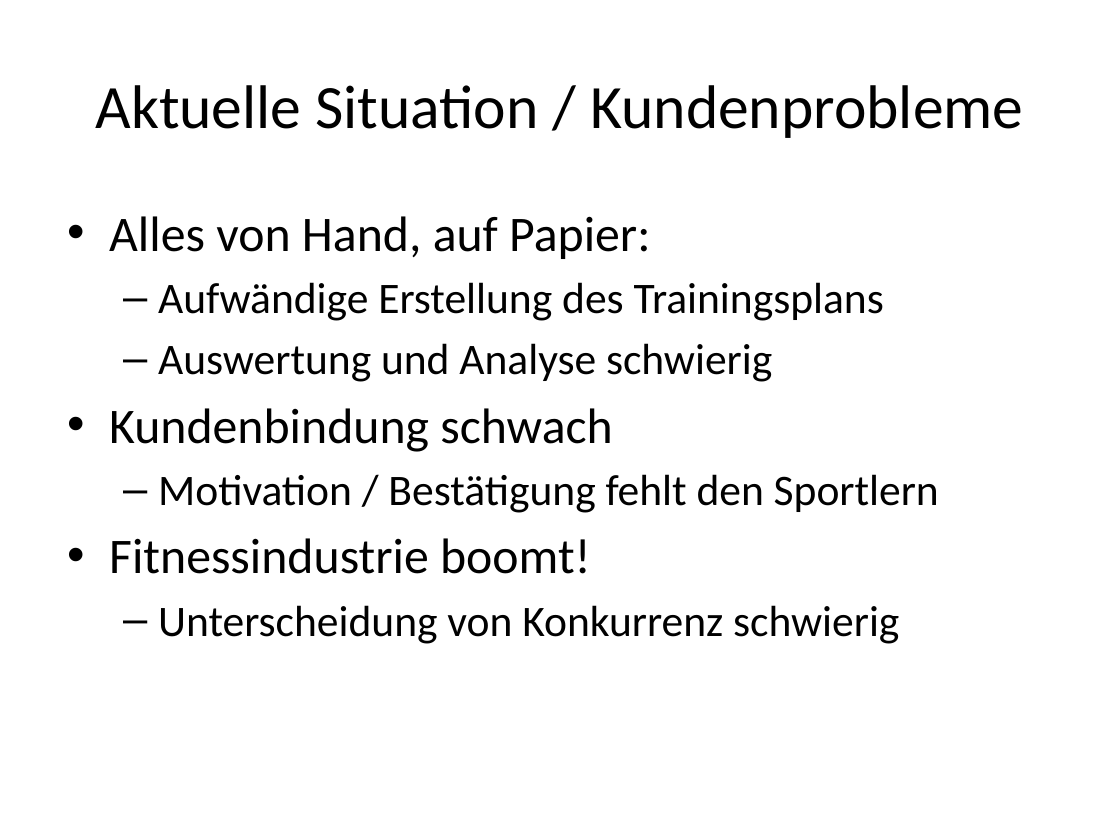
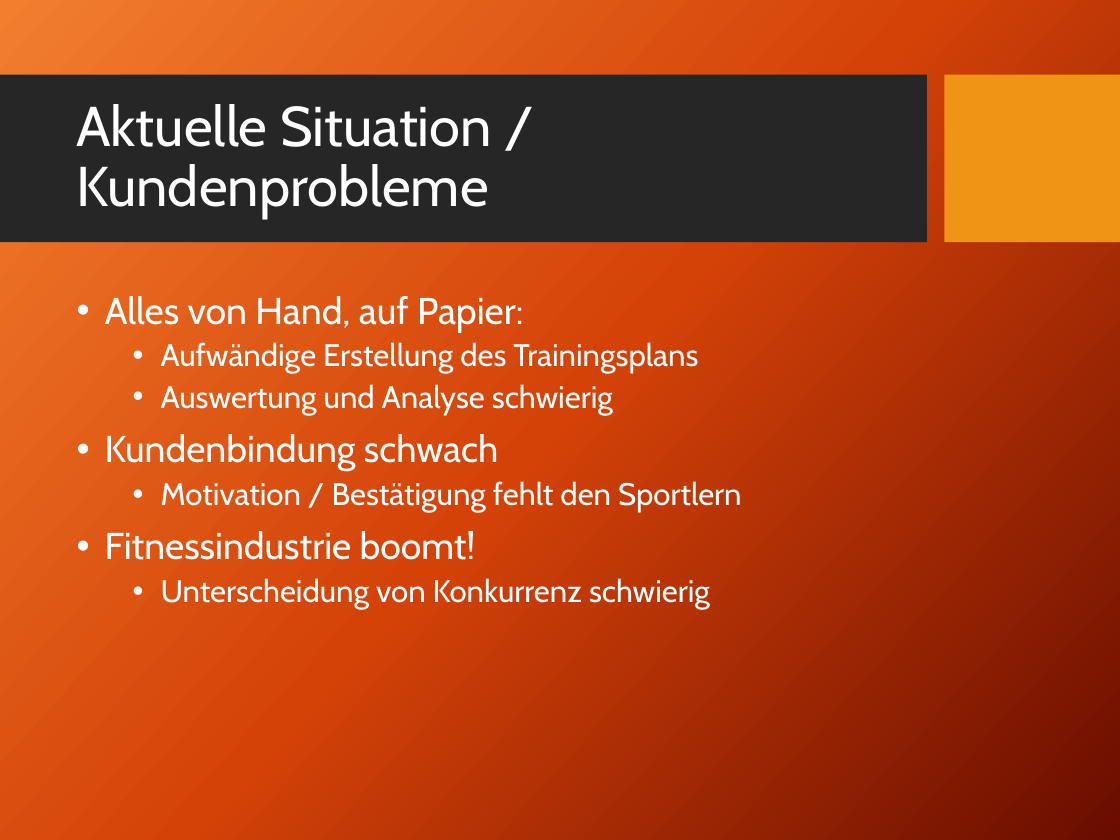
Before and after one commit to michiwieland/businessplan, a slide deck: slide 2 of presentation/BuPl_concept-presentation-GitFit.pptx. Drawn at 1120x840 pixels with LibreOffice and Linux fonts; fonts in the diff are those of the drawing; background and template pictures are left out. Boxes give left, top, right and bottom in pixels: in the first picture for what was removed or moved away, otherwise in the second. Text is boxed around its words. In the diff, an @@ line names an element or a change of style, - is before the commit and + after.

Commit message:
presentation: layout updated, transparent image background

```diff
--- a/presentation/BuPl_concept-presentation-GitFit.pptx
+++ b/presentation/BuPl_concept-presentation-GitFit.pptx
@@ background #FFFFFF to picture (left out) @@
@@ rectangle added at <box>0,75,927,243</box>, fill #262626 @@
@@ rectangle added at <box>944,75,1120,243</box>, fill #F09415 @@
@@ title "Aktuelle Situation / Kundenprobleme": place and size @@
-title "Aktuelle Situation / Kundenprobleme" at <box>96,85,1023,138</box>
+title "Aktuelle Situation / Kundenprobleme" at <box>76,104,492,219</box>
@@ title "Aktuelle Situation / Kundenprobleme" at <box>76,104,492,219</box>: size 39.6 to 36 pt, font Calibri to Cabin, text colour #000000 to #FFFFFF; alignment centre to left; line spacing 1 to 0.9 @@
@@ text "Alles von Hand, auf Papier:": place and size @@
-text "Alles von Hand, auf Papier:" at <box>109,216,939,644</box>
+text "Alles von Hand, auf Papier:" at <box>105,296,741,610</box>
@@ text "Alles von Hand, auf Papier:" at <box>105,296,741,610</box>: size 32 to 24 pt in "Alles von Hand, auf Papier:", "Kundenbindung schwach", "Fitnessindustrie boomt!"; font Calibri to Cabin, text colour #000000 to #FFFFFF; size 28 to 20 pt in "Aufwändige Erstellung des Trainingsplans", "Auswertung und Analyse schwierig", "Motivation / Bestätigung fehlt den Sportlern", "Unterscheidung von Konkurrenz schwierig"; indent changed; line spacing 1 to 0.9; more space between paragraphs; bullet – to • @@
```
Also in this commit, not shown: 9 other slides changed, 5 other files.
